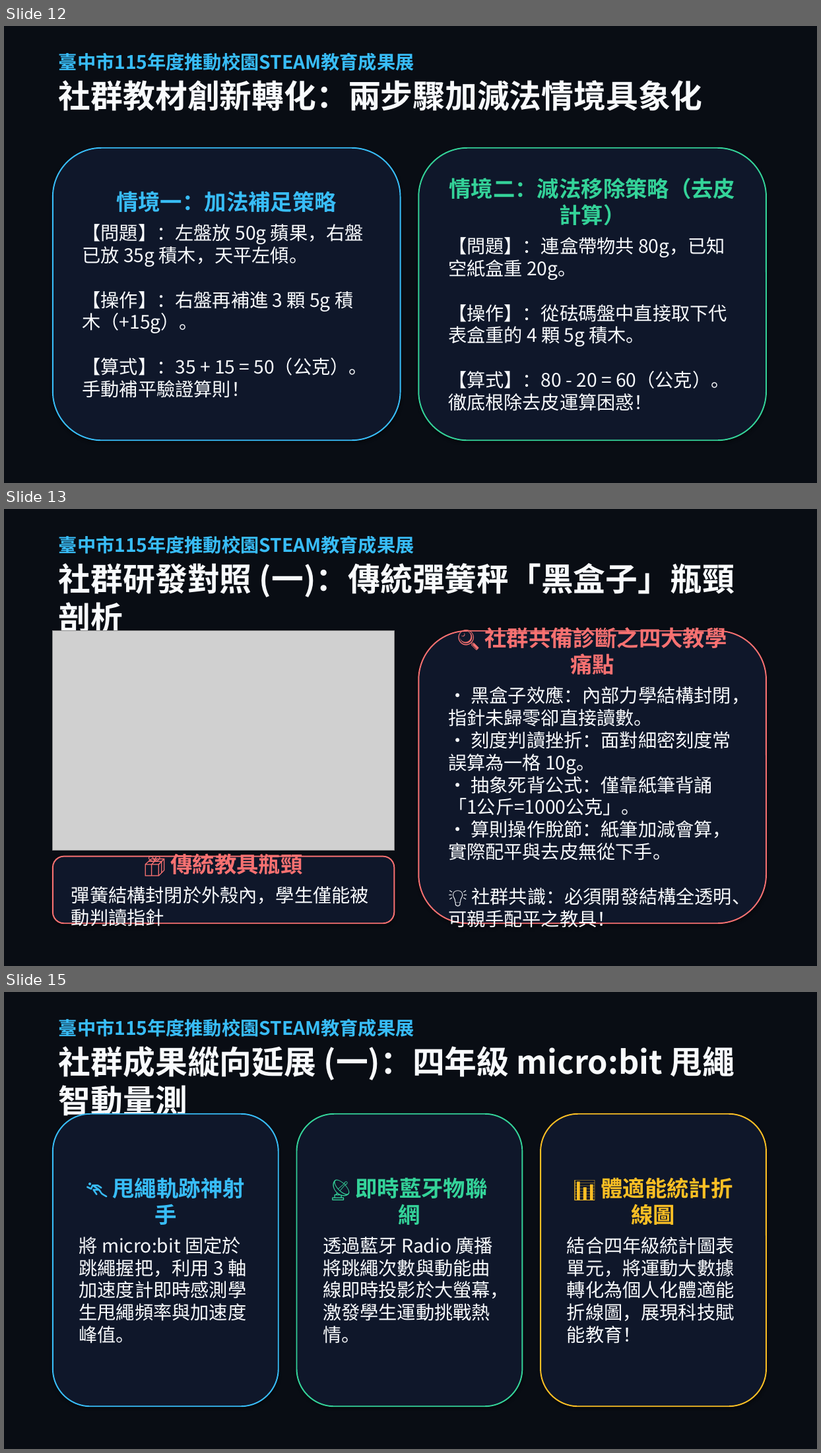
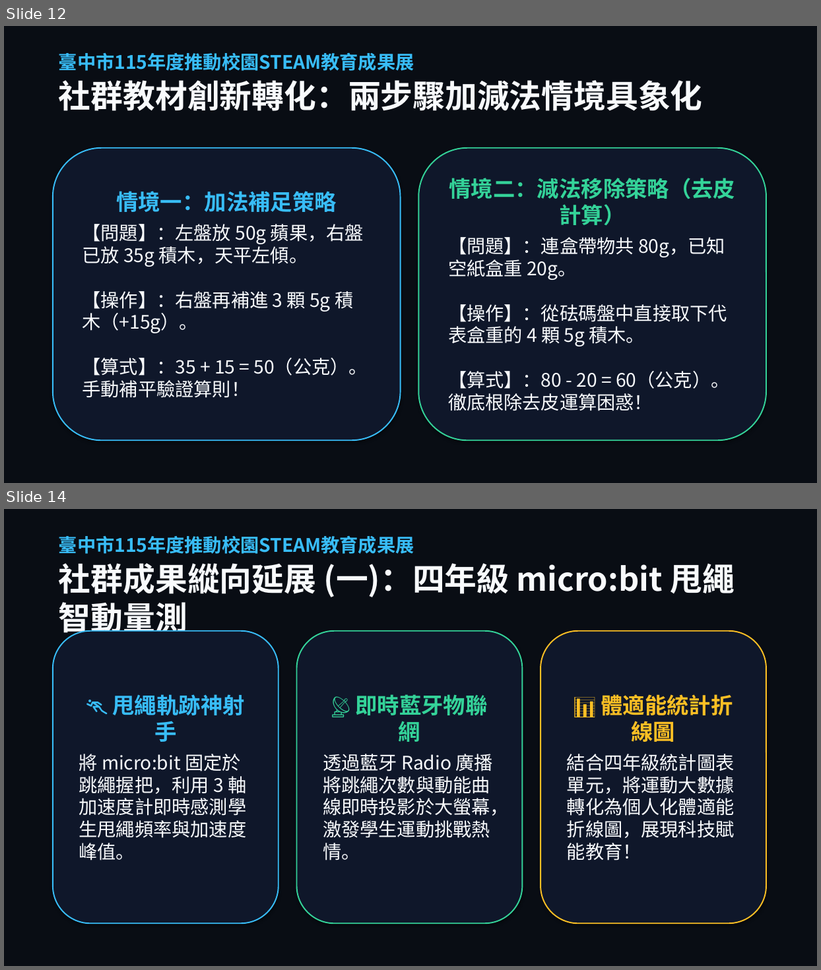
Before and after one commit to asc103138/steam-community-docs, a slide deck: 成果展繳交資料/臺中市梧棲區中正國小_STEAM成果展_5分鐘現場分享會簡報.pptx. Shown one above the other, each under a label of ours: slides 12, 13 and 15 before the commit, slides 12 and 14 after it; the slides between them are not shown. The pictures are 821x1453 and 821x970 pixels, drawn with LibreOffice and Linux fonts; fonts in the diff are those of the drawing; grey boxes stand for pictures; background and template pictures are left out; a plain dark background stands for a picture behind light text. Boxes give left, top, right and bottom in pixels: in the first picture for what was removed or moved away, otherwise in the second. Text is boxed around its words. In the diff, an @@ line names an element or a change of style, - is before the commit and + after.

```diff
--- a/成果展繳交資料/臺中市梧棲區中正國小_STEAM成果展_5分鐘現場分享會簡報.pptx
+++ b/成果展繳交資料/臺中市梧棲區中正國小_STEAM成果展_5分鐘現場分享會簡報.pptx
@@ slide 13 removed at box(4, 509, 817, 966), background picture (left out) @@
@@ rectangle removed at box(4, 509, 817, 966) @@
@@ text removed at box(59, 535, 735, 638) @@
-臺中市115年度推動校園STEAM教育成果展
-社群研發對照 (一)：傳統彈簧秤「黑盒子」瓶頸剖析
@@ picture removed at box(53, 631, 395, 851) @@
@@ rounded rectangle removed at box(418, 631, 766, 923) @@
-🔍 社群共備診斷之四大教學痛點
-• 黑盒子效應：內部力學結構封閉，指針未歸零卻直接讀數。
-• 刻度判讀挫折：面對細密刻度常誤算為一格 10g。
-• 抽象死背公式：僅靠紙筆背誦「1公斤=1000公克」。
-• 算則操作脫節：紙筆加減會算，實際配平與去皮無從下手。
-💡 社群共識：必須開發結構全透明、可親手配平之教具！
@@ rounded rectangle removed at box(53, 857, 395, 923) @@
-📦 傳統教具瓶頸
-彈簧結構封閉於外殼內，學生僅能被動判讀指針
@@ what was slide 15 is now slide 14 @@
```
Also in this commit, not shown: 1 slide changed, 27 other files.
